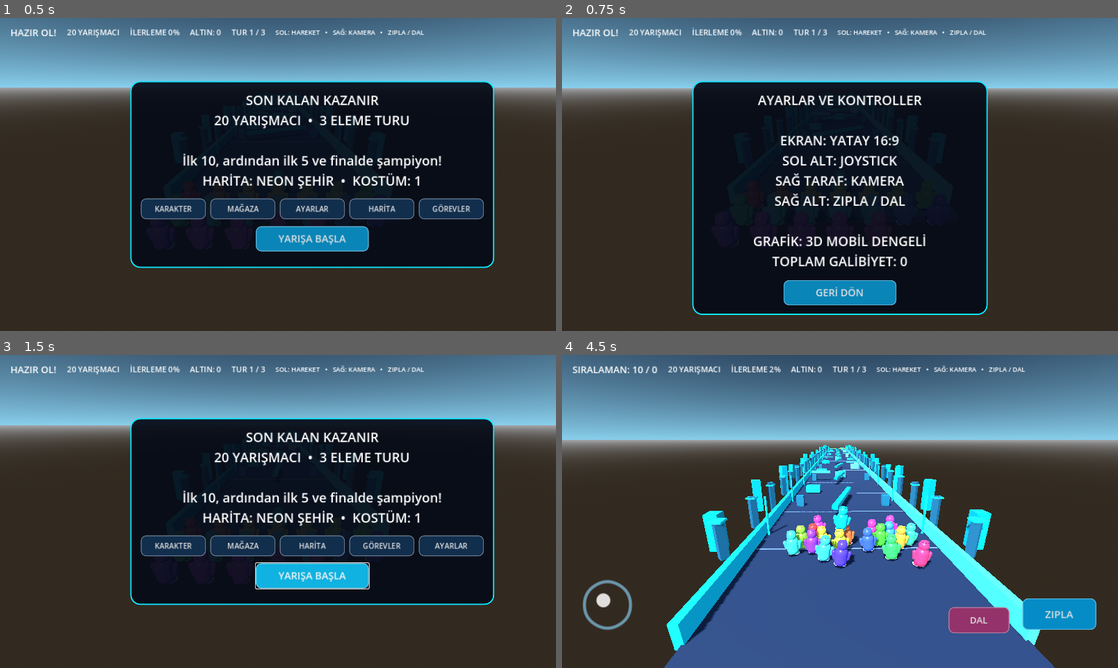
Above: before the commit, frames 1-4 (two rows, left to right).
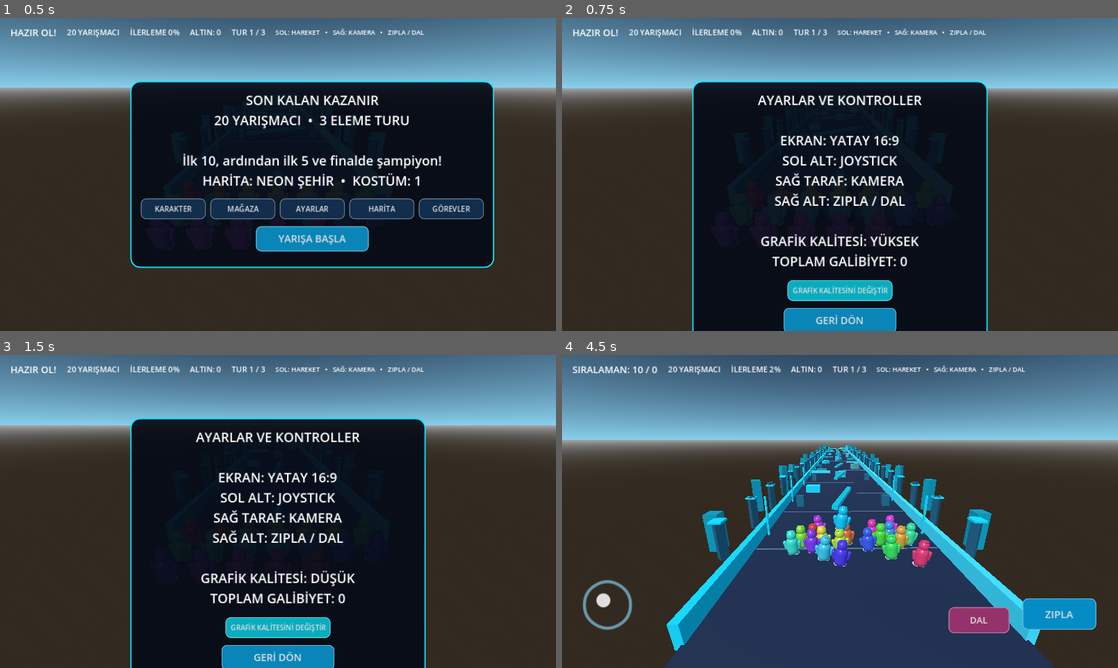
Above: after the commit, the same moments.

Repository: AjanLeo/son-kalan-kazanir
Game: Godot game, scene res://Main.tscn
Same seed, same stepped clock (60 frames per second), same inputs: the game is played once before the commit and once after it.
Inputs (mouse positions are in pixels of both pictures, inside the frame that each line leads up to):
- Up to frame 1 (0.5 s): no input
- Up to frame 2 (0.75 s): click "AYARLAR" at 0.5 s
- Up to frame 3 (1.5 s): click (278, 627) at 1.25 s, where only the run after the commit has a clickable "GRAFİK KALİTESİNİ DEĞİŞTİR"
- Up to frame 4 (4.5 s): click (1012, 545) at 2 s, where only the run before the commit has a clickable "AYARLAR"; click "GERİ DÖN" at 2.75 s; click "YARIŞA BAŞLA" at 3.5 s; tap Enter (ui_accept) at 4.25 s; move the mouse to (962, 495) at 4.27 s; hold Right (ui_right) from 4.28 s (still down); click (962, 495) at 4.42 s

Frame 1 is identical in both runs. In frame 2, 5.6% of the frame differs, in the area x 23-77%, y 68-100%; in frame 3, 28%; in frame 4, 30%, in the area x 18-89%, y 28-100%.

Commit message:
Add persistent low medium high graphics settings

Diff:
--- a/scripts/main.gd
+++ b/scripts/main.gd
@@ -5,6 +5,9 @@
 const GRAVITY := 24.0
 var player: CharacterBody3D
 var follow_camera: Camera3D
+var world_env: WorldEnvironment
+var sun_light: DirectionalLight3D
+var graphics_level := 2
 var sfx_player: AudioStreamPlayer
 var camera_yaw := 0.0
 var camera_drag_active := false
@@ -66,6 +69,7 @@
 	follow_camera.fov = 72.0
 	add_child(follow_camera)
 	var env := WorldEnvironment.new()
+	world_env = env
 	var environment := Environment.new()
 	environment.background_mode = Environment.BG_SKY
 	environment.sky = Sky.new()
@@ -79,9 +83,10 @@
 	env.environment = environment
 	add_child(env)
 	var sun := DirectionalLight3D.new()
+	sun_light = sun
 	sun.rotation_degrees = Vector3(-48, -28, 0)
-	sun.light_energy = 1.25
-	sun.shadow_enabled = true
+	sun.light_energy = [0.8, 1.0, 1.25][graphics_level]
+	sun.shadow_enabled = graphics_level >= 2
 	add_child(sun)
 	_make_box("Track", Vector3(16, 0.5, TRACK_LENGTH + 12), Vector3(0, -0.35, -TRACK_LENGTH / 2), theme_floor[theme_index])
 	_make_box("Left rail", Vector3(0.5, 1.5, TRACK_LENGTH + 8), Vector3(-8.1, 0.35, -TRACK_LENGTH / 2), theme_glow[theme_index])
@@ -693,7 +698,19 @@
 	_show_submenu("GÖREV TAMAMLANDI!\n\nYeni bakiyen: %d ALTIN" % coins)
 
 func _open_settings() -> void:
-	_show_submenu("AYARLAR VE KONTROLLER\n\nEKRAN: YATAY 16:9\nSOL ALT: JOYSTICK\nSAĞ TARAF: KAMERA\nSAĞ ALT: ZIPLA / DAL\n\nGRAFİK: 3D MOBİL DENGELİ\nTOPLAM GALİBİYET: %d" % total_wins)
+	var levels := ["DÜŞÜK", "ORTA", "YÜKSEK"]
+	_show_submenu("AYARLAR VE KONTROLLER\n\nEKRAN: YATAY 16:9\nSOL ALT: JOYSTICK\nSAĞ TARAF: KAMERA\nSAĞ ALT: ZIPLA / DAL\n\nGRAFİK KALİTESİ: %s\nTOPLAM GALİBİYET: %d" % [levels[graphics_level], total_wins])
+	_add_submenu_action("GRAFİK KALİTESİNİ DEĞİŞTİR", _cycle_graphics)
+
+func _cycle_graphics() -> void:
+	graphics_level = (graphics_level + 1) % 3
+	if sun_light:
+		sun_light.shadow_enabled = graphics_level >= 2
+		sun_light.light_energy = [0.8, 1.0, 1.25][graphics_level]
+	if world_env and world_env.environment:
+		world_env.environment.ambient_light_energy = [0.55, 0.72, 0.9][graphics_level]
+	_save_game()
+	_open_settings()
 func _back_to_menu() -> void:
 	for child in menu_actions.get_children():
 		child.queue_free()
@@ -768,7 +785,7 @@
 func _save_game() -> void:
 	var f := FileAccess.open("user://savegame.json", FileAccess.WRITE)
 	if f:
-		f.store_string(JSON.stringify({"coins": coins, "wins": total_wins, "races": total_races, "best_rank": best_rank, "theme": theme_index, "skin": skin_index, "unlocked": unlocked_skins, "quest_claimed": quest_claimed}))
+		f.store_string(JSON.stringify({"coins": coins, "wins": total_wins, "races": total_races, "best_rank": best_rank, "theme": theme_index, "skin": skin_index, "unlocked": unlocked_skins, "quest_claimed": quest_claimed, "graphics": graphics_level}))
 
 func _load_save() -> void:
 	if not FileAccess.file_exists("user://savegame.json"):
@@ -791,3 +808,4 @@
 					if idx >= 0 and idx < 8 and not unlocked_skins.has(idx): unlocked_skins.append(idx)
 			if not unlocked_skins.has(0): unlocked_skins.append(0)
 			quest_claimed = bool(parsed.get("quest_claimed", false))
+			graphics_level = clampi(int(parsed.get("graphics", 2)), 0, 2)
